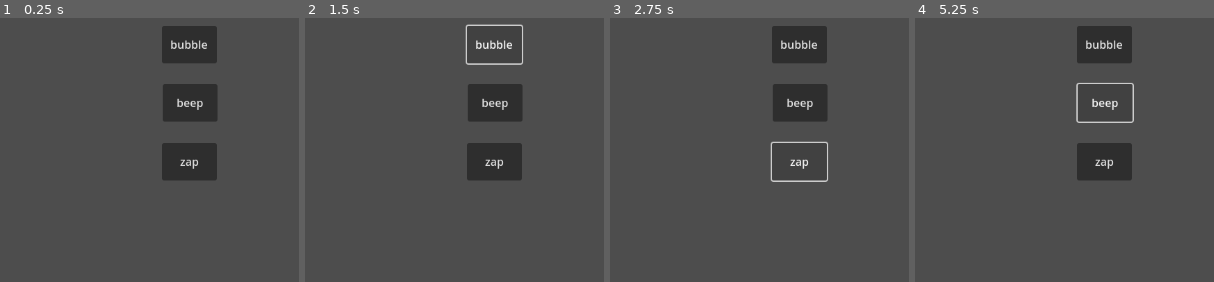
Above: before the commit, frames 1-4 (left to right).
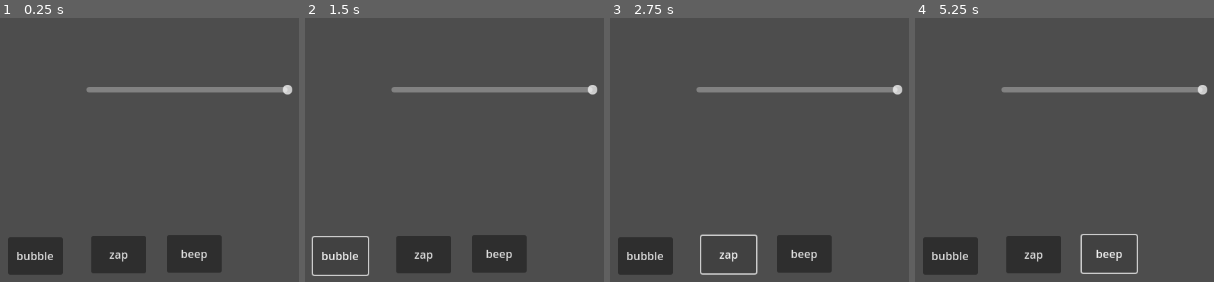
Above: after the commit, the same moments.

Repository: nicoviarnes/AudioManager
Game: Godot game, scene res://main.tscn
Two runs of this game, one before a commit and one after it. Both use one fixed random seed, a clock stepped at 60 frames per second and the inputs below.
Inputs:
- Up to frame 1 (0.25 s): no input
- Up to frame 2 (1.5 s): click "beep" at 0.5 s; click "bubble" at 1.25 s
- Up to frame 3 (2.75 s): click "zap" at 2 s
- Up to frame 4 (5.25 s): click "beep" at 2.75 s; click "bubble" at 3.5 s; click "zap" at 4.25 s; click "beep" at 5 s

The runs differ from the first frame. In frame 1, 16% of the frame differs, in the area x 2-98%, y 3-98%; in frame 2, 12%; in frame 3, 12%; in frame 4, 13%.

Commit message:
add volume slider example

Diff:
--- /dev/null
+++ b/VolumeSlider.gd
@@ -0,0 +1,12 @@
+extends HSlider
+
+@export var bus : String
+
+# Called when the node enters the scene tree for the first time.
+func _ready():
+	var bus_index = AudioServer.get_bus_index(bus)
+	value = db_to_linear(AudioServer.get_bus_volume_db(bus_index))
+
+
+func _on_drag_ended(value_changed):
+	AudioManager.set_bus_volume(bus, linear_to_db(value))
--- a/main.tscn
+++ b/main.tscn
@@ -1,33 +1,46 @@
-[gd_scene load_steps=2 format=3 uid="uid://c40rfoq2o4ry2"]
+[gd_scene load_steps=3 format=3 uid="uid://c40rfoq2o4ry2"]
 
 [ext_resource type="Script" path="res://audio_examples.gd" id="1_lf11a"]
+[ext_resource type="Script" path="res://VolumeSlider.gd" id="2_5xpna"]
 
 [node name="Main" type="Node2D"]
 script = ExtResource("1_lf11a")
 
 [node name="Beep" type="Button" parent="."]
-offset_left = 572.0
-offset_top = 260.0
-offset_right = 651.0
-offset_bottom = 314.0
+offset_left = 578.0
+offset_top = 478.0
+offset_right = 657.0
+offset_bottom = 532.0
 text = "beep"
 
 [node name="Bubble" type="Button" parent="."]
-offset_left = 571.0
-offset_top = 176.0
-offset_right = 650.0
-offset_bottom = 230.0
+offset_left = 349.0
+offset_top = 481.0
+offset_right = 428.0
+offset_bottom = 535.0
 text = "bubble"
 
 [node name="Zap" type="Button" parent="."]
-offset_left = 571.0
-offset_top = 345.0
-offset_right = 650.0
-offset_bottom = 399.0
+offset_left = 469.0
+offset_top = 479.0
+offset_right = 548.0
+offset_bottom = 533.0
 size_flags_horizontal = 4
 text = "zap
 "
 
+[node name="VolumeSlider" type="HSlider" parent="."]
+offset_left = 462.0
+offset_top = 260.0
+offset_right = 760.0
+offset_bottom = 276.0
+max_value = 1.0
+step = 0.05
+value = 1.0
+script = ExtResource("2_5xpna")
+bus = "Master"
+
 [connection signal="pressed" from="Beep" to="." method="_on_beep_pressed"]
 [connection signal="pressed" from="Bubble" to="." method="_on_bubble_pressed"]
 [connection signal="pressed" from="Zap" to="." method="_on_zap_pressed"]
+[connection signal="drag_ended" from="VolumeSlider" to="VolumeSlider" method="_on_drag_ended"]
